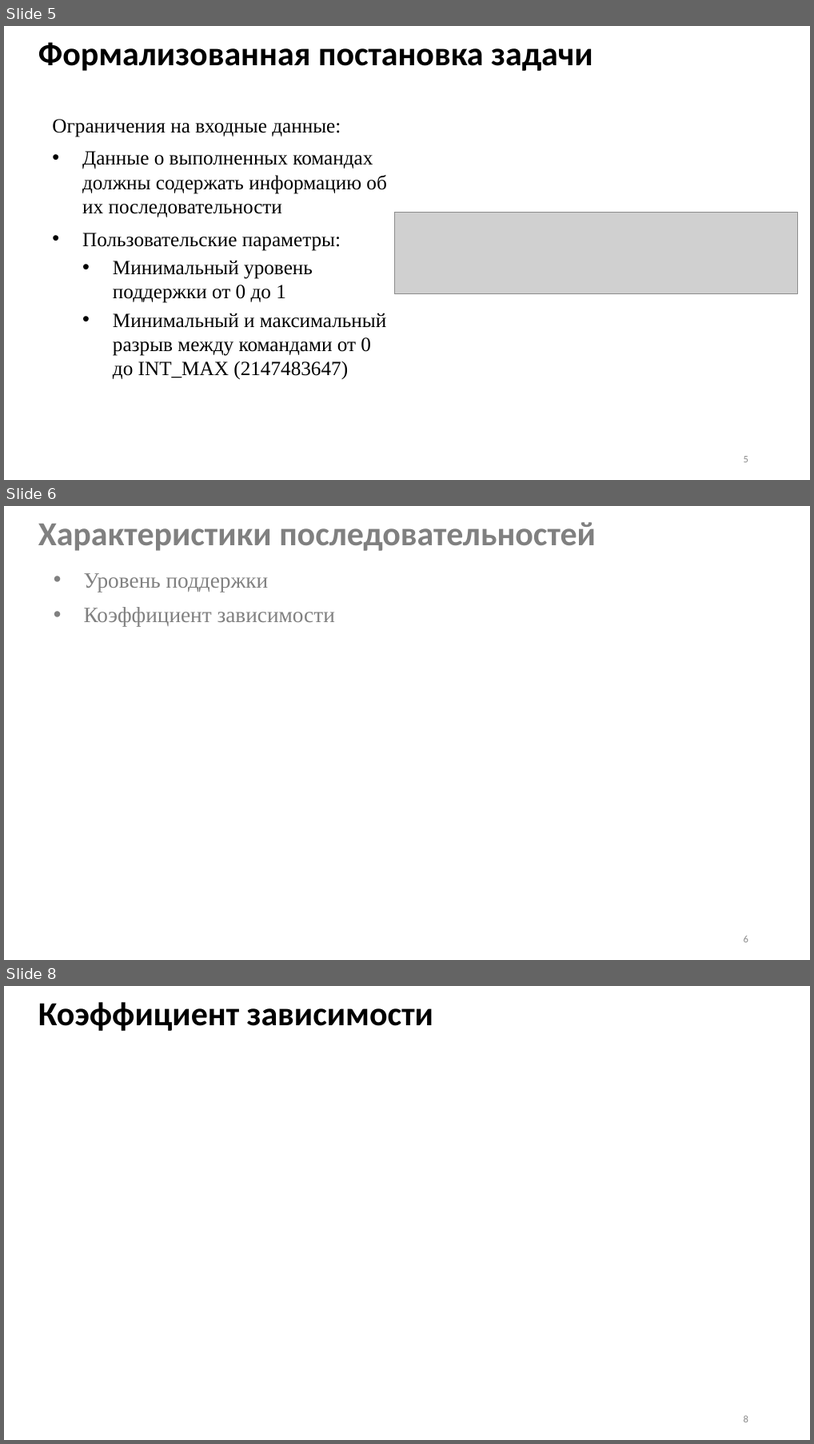
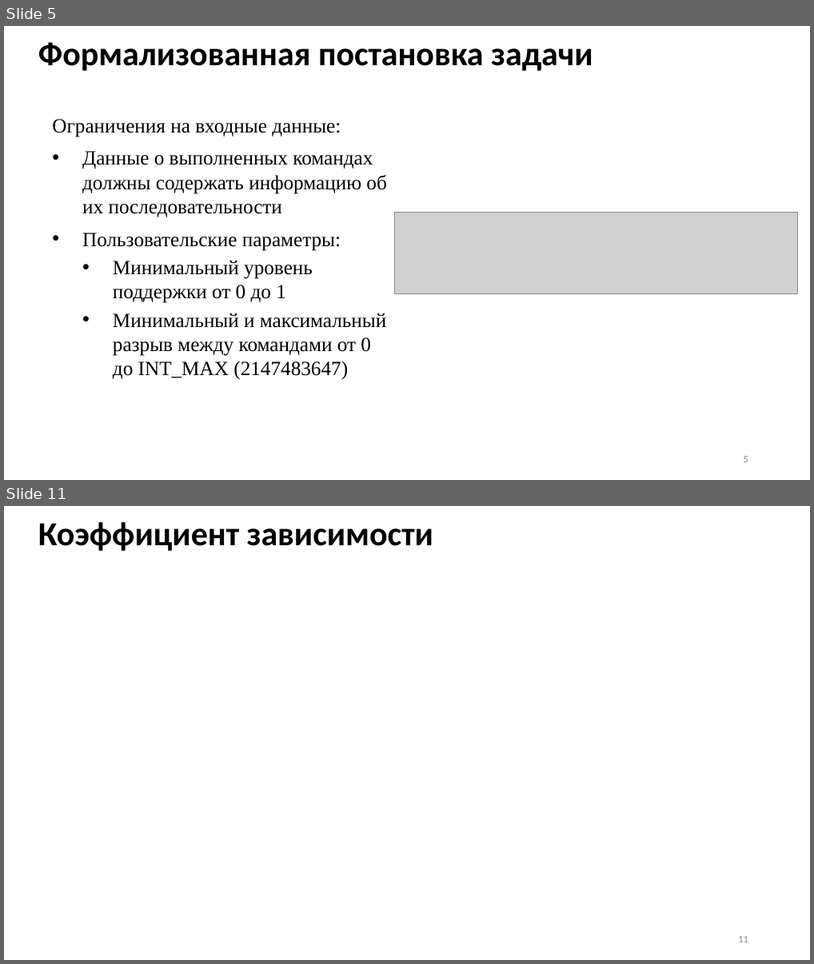
Before and after one commit to Inlucker/8semestr, a slide deck: ВКР/Презентация/ПронинАС_ВКР_презентация.pptx. Shown one above the other, each under a label of ours: slides 5, 6 and 8 before the commit, slides 5 and 11 after it; the slides between them are not shown. The pictures are 814x1444 and 814x964 pixels, drawn with LibreOffice and Linux fonts; fonts in the diff are those of the drawing; grey boxes stand for pictures. Boxes give left, top, right and bottom in pixels: in the first picture for what was removed or moved away, otherwise in the second. Text is boxed around its words. In the diff, an @@ line names an element or a change of style, - is before the commit and + after.

```diff
--- a/ВКР/Презентация/ПронинАС_ВКР_презентация.pptx
+++ b/ВКР/Презентация/ПронинАС_ВКР_презентация.pptx
@@ slide 6 removed at box(4, 506, 810, 960), background #FFFFFF @@
@@ title removed at box(38, 522, 596, 551) @@
-Характеристики последовательностей
@@ text removed at box(84, 573, 335, 626) @@
-• Уровень поддержки
-• Коэффициент зависимости
@@ page number removed at box(744, 935, 749, 942) @@
-6
@@ what was slide 8 is now slide 11 @@
@@ page number at box(738, 936, 749, 942): text changed @@
-8
+11
```
Also in this commit, not shown: 4 slides changed, 4 slides added, 1 other slide removed, 2 other files.
